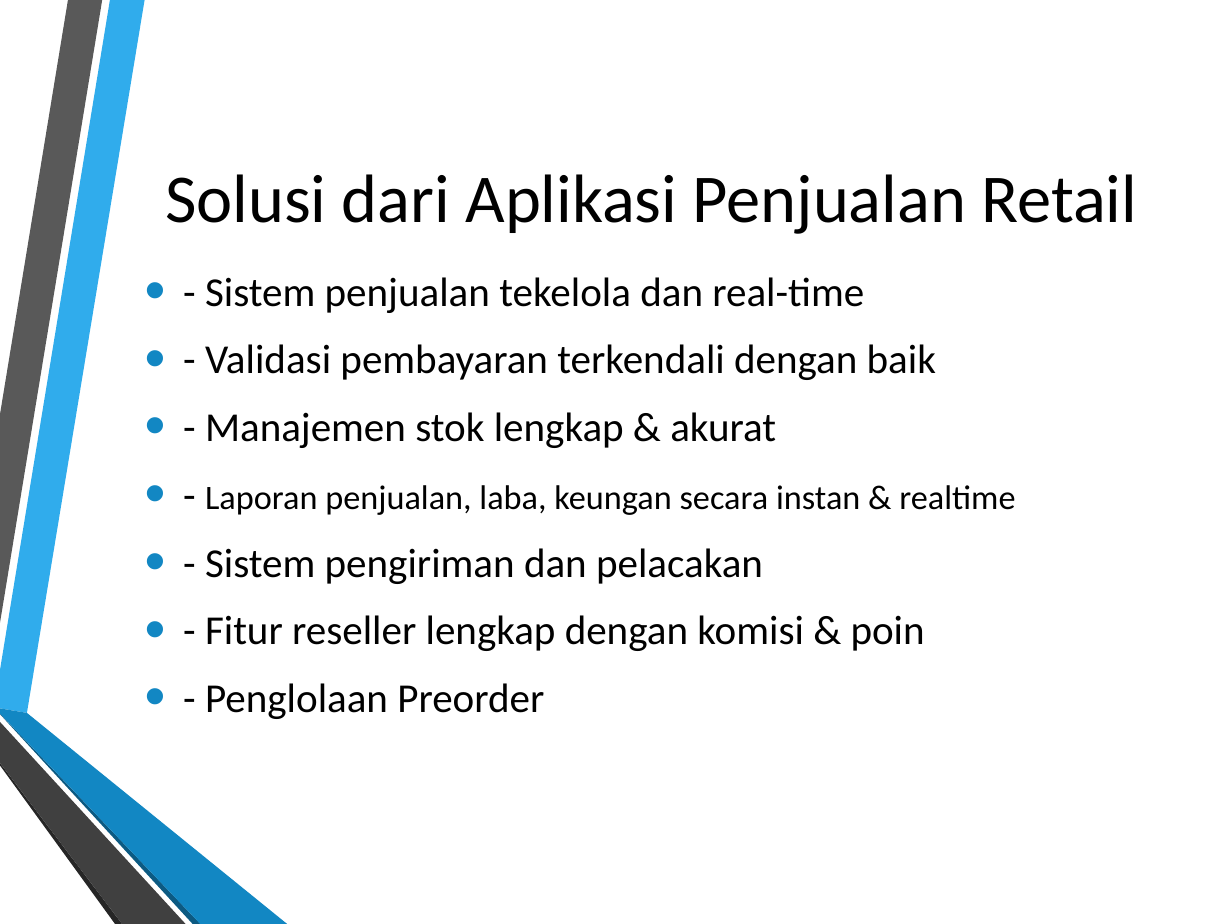
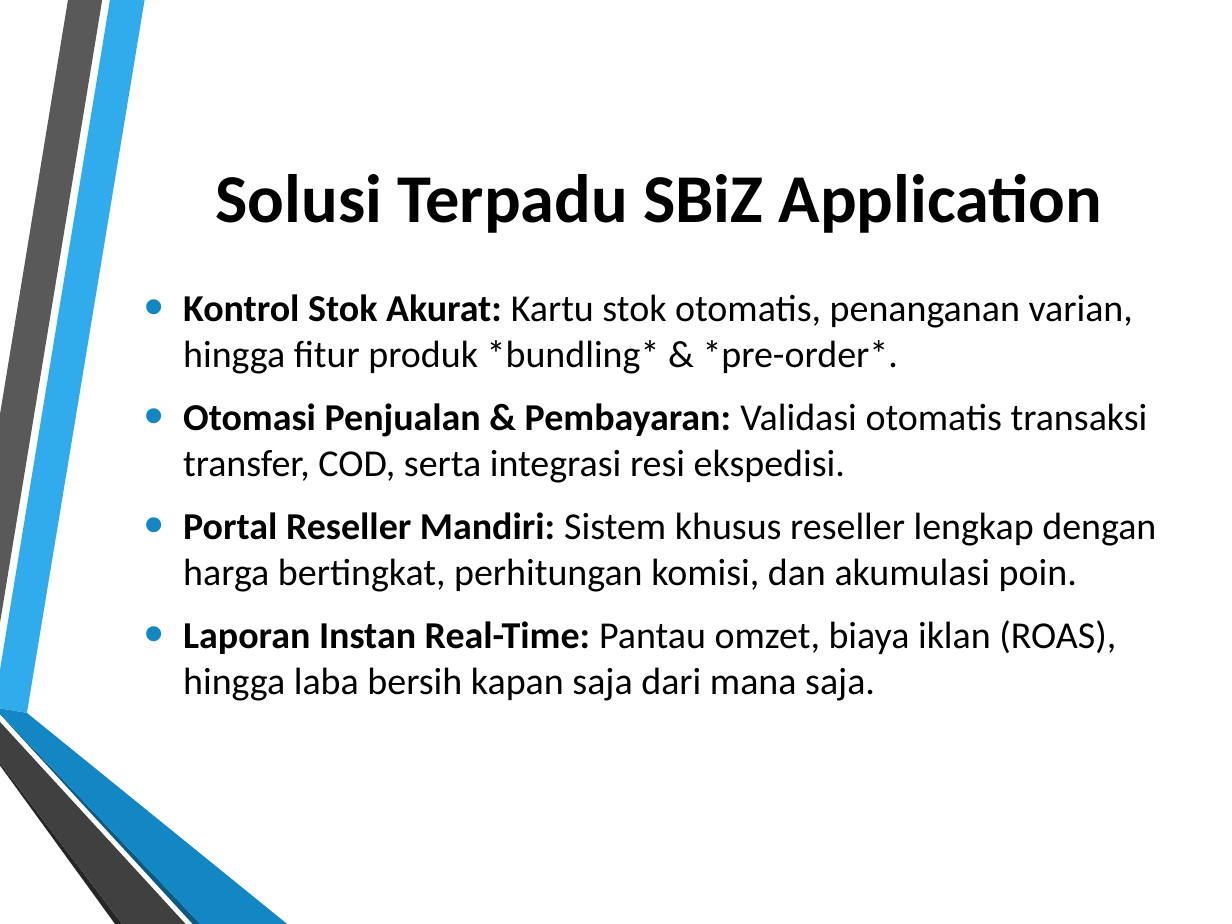
Before and after one commit to dendie851/sbiz-php, a slide deck: slide 3 of presentation/slide-presentation.pptx. Drawn at 1232x924 pixels with LibreOffice and Linux fonts; fonts in the diff are those of the drawing; background and template pictures are left out. Boxes give left, top, right and bottom in pixels: in the first picture for what was removed or moved away, otherwise in the second. Text is boxed around its words. In the diff, an @@ line names an element or a change of style, - is before the commit and + after.

```diff
--- a/presentation/slide-presentation.pptx
+++ b/presentation/slide-presentation.pptx
@@ title at [216, 174, 1102, 233]: text changed; bold on @@
-Solusi dari Aplikasi Penjualan Retail
+Solusi Terpadu SBiZ Application
@@ text at [183, 294, 1156, 701]: text changed; size 24 to 22.2 pt @@
-• - Sistem penjualan tekelola dan real-time
-• - Validasi pembayaran terkendali dengan baik
-• - Manajemen stok lengkap & akurat
-• - Laporan penjualan, laba, keungan secara instan & realtime
-• - Sistem pengiriman dan pelacakan
-• - Fitur reseller lengkap dengan komisi & poin
-• - Penglolaan Preorder
+• Kontrol Stok Akurat: Kartu stok otomatis, penanganan varian, hingga fitur produk *bundling* & *pre-order*.
+• Otomasi Penjualan & Pembayaran: Validasi otomatis transaksi transfer, COD, serta integrasi resi ekspedisi.
+• Portal Reseller Mandiri: Sistem khusus reseller lengkap dengan harga bertingkat, perhitungan komisi, dan akumulasi poin.
+• Laporan Instan Real-Time: Pantau omzet, biaya iklan (ROAS), hingga laba bersih kapan saja dari mana saja.
```
Also in this commit, not shown: 8 other slides changed, 4 slides added, 4 slides removed, 3 other files.
